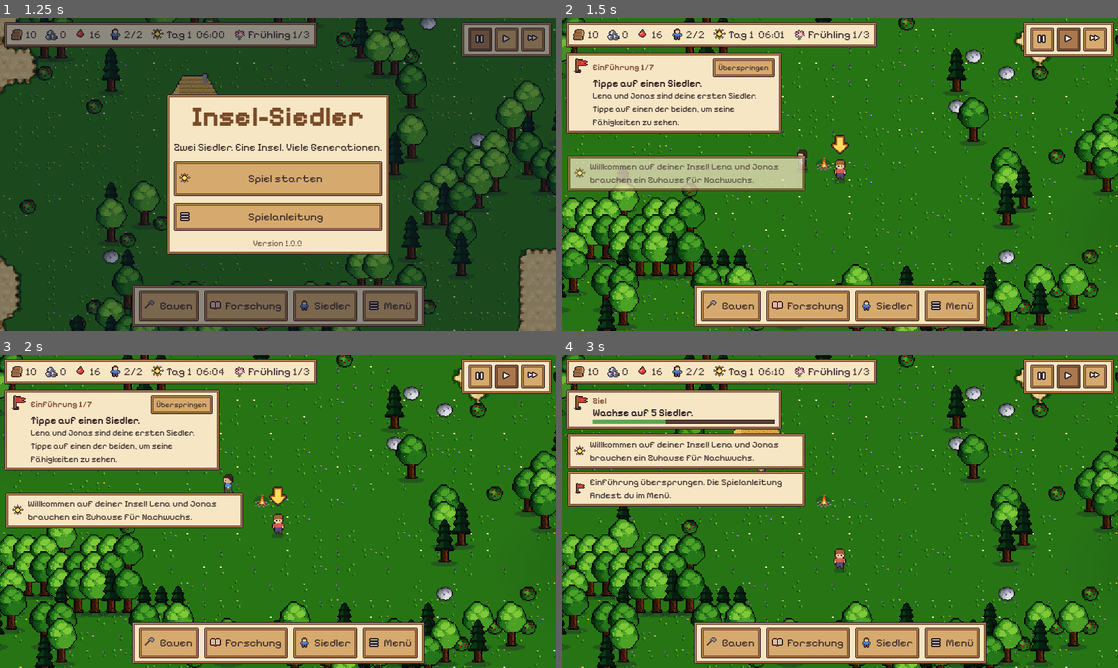
Above: before the commit, frames 1-4 (two rows, left to right).
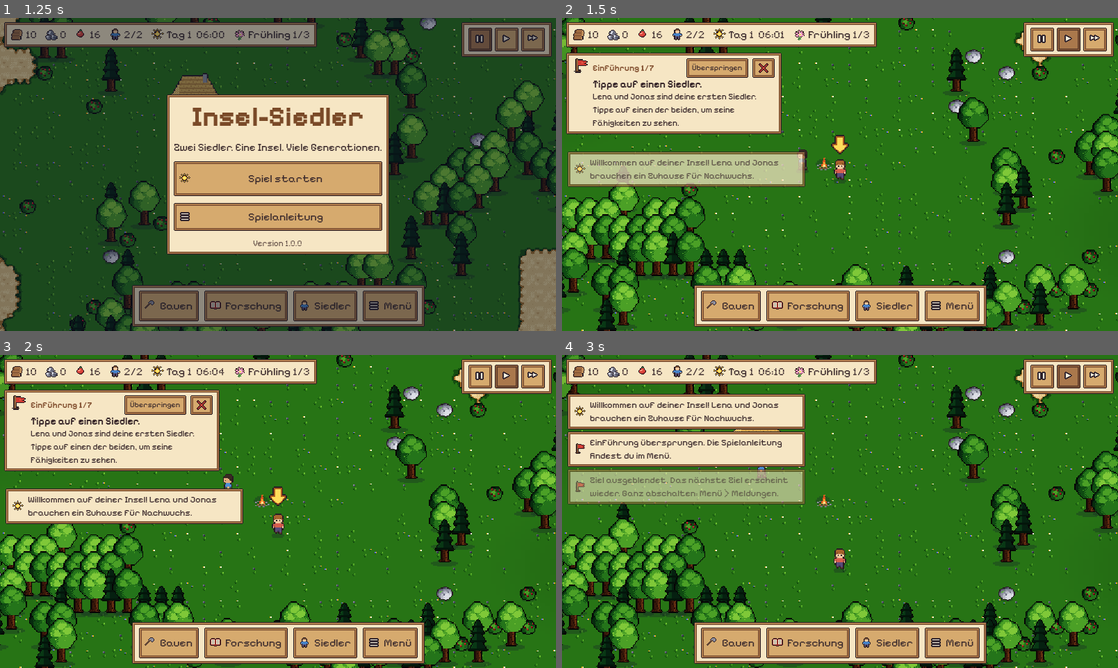
Above: after the commit, the same moments.

Repository: roderichpralle-a11y/New_World
Game: Godot game, scene res://scenes/main.tscn
Same seed, same stepped clock (60 frames per second), same inputs: the game is played once before the commit and once after it.
Inputs (mouse positions are in pixels of both pictures, inside the frame that each line leads up to):
- Up to frame 1 (1.25 s): click "Bauen" at 0.5 s
- Up to frame 2 (1.5 s): click "Spiel starten" at 1.25 s
- Up to frame 3 (2 s): no input
- Up to frame 4 (3 s): click "Überspringen" at 2 s; click (762, 405) at 2.77 s

Frame 1 is identical in both runs. In frame 2, 4.7% of the frame differs, in the area x 0-44%, y 12-56%; in frame 3, 4.7%; in frame 4, 9.9%, in the area x 0-44%, y 11-49%.

Commit message:
Meldungen nach Art abschaltbar, Zielkarte wegklickbar
Menü > Meldungen schaltet zehn Meldungsarten und die Zielkarte ein und aus
(user://settings.cfg [notify]). Das X auf der Zielkarte blendet das aktuelle
Ziel aus, bis das nächste kommt.

Co-Authored-By: Claude Opus 5.5 (1M context) <noreply@anthropic.com>
Claude-Session: https://claude.ai/code/session_01LxU4125AJ5QeeYLypLgmQB

Diff:
--- a/scripts/autoload/game.gd
+++ b/scripts/autoload/game.gd
@@ -4,7 +4,7 @@
 
 signal stock_changed
 signal population_changed
-signal notified(text: String, icon: String)
+signal notified(text: String, icon: String, cat: String)
 signal day_started(day: int)
 signal selection_changed(obj)
 signal speed_changed(speed: int)
@@ -50,6 +50,7 @@
 	_rng.randomize()
 	process_mode = Node.PROCESS_MODE_ALWAYS
 	_detect_test_build()
+	_load_notify_settings()
 
 
 func _detect_test_build() -> void:
@@ -437,15 +438,53 @@
 	return n
 
 
-func notify(text: String, icon: String = "") -> void:
-	notified.emit(text, icon)
+## Meldungsarten: jede laesst sich im Menue unter "Meldungen" abschalten.
+const NOTIFY_CATS := {"tag": "Tag und Jahreszeit", "siedler": "Siedler und Nachwuchs",
+	"gesundheit": "Krankheiten", "tod": "Todesfälle und verlorene Inseln", "bauen": "Bauen",
+	"lager": "Lager, Vorräte und Winter", "forschung": "Forschung und Zeitalter", "see": "Seefahrt",
+	"tiere": "Tiere und Jagd", "ki": "KI-Steuerung"}
+## Art einer Meldung nach ihrem Symbol, wenn der Aufruf keine Art nennt
+const NOTIFY_ICON_CAT := {"": "tag", "sonne": "tag", "herz": "siedler", "person": "siedler",
+	"abriss": "tod", "hammer": "bauen", "haus": "lager", "holz": "lager", "weizen": "lager",
+	"wissen": "forschung", "zeitalter": "forschung", "boot": "see", "anker": "see", "kompass": "see",
+	"schild": "tiere", "fleisch": "tiere", "ki": "ki"}
+var notify_off: Dictionary = {}  # Art -> true, wenn abgeschaltet (user://settings.cfg [notify])
+var goal_card_on: bool = true
+
+
+func notify(text: String, icon: String = "", cat: String = "") -> void:
+	if cat == "":
+		cat = NOTIFY_ICON_CAT.get(icon, "tag")
+	if notify_off.get(cat, false):
+		return
+	notified.emit(text, icon, cat)
 
 
 ## Meldung von einer Insel: bei mehreren Inseln steht der Inselname davor.
-func notify_at(w, text: String, icon: String = "") -> void:
+func notify_at(w, text: String, icon: String = "", cat: String = "") -> void:
 	if w and w != world and Sea.worlds.size() > 1:
 		text = "%s: %s" % [Sea.island_name(w), text]
-	notify(text, icon)
+	notify(text, icon, cat)
+
+
+func _load_notify_settings() -> void:
+	var cf := ConfigFile.new()
+	if cf.load("user://settings.cfg") != OK:
+		return
+	for c in NOTIFY_CATS:
+		notify_off[c] = not bool(cf.get_value("notify", c, true))
+	goal_card_on = bool(cf.get_value("notify", "goal_card", true))
+
+
+func set_notify(cat: String, on: bool) -> void:
+	if cat == "goal_card":
+		goal_card_on = on
+	else:
+		notify_off[cat] = not on
+	var cf := ConfigFile.new()
+	cf.load("user://settings.cfg")
+	cf.set_value("notify", cat, on)
+	cf.save("user://settings.cfg")
 
 
 func select(obj) -> void:
@@ -774,7 +813,7 @@
 	# Aeltere Spielstaende kennen keine Ziele: Einfuehrung ueberspringen, erreichte Ziele nachholen
 	var g = d.get("goals", null)
 	if g is Dictionary:
-		goals = {"tut": int(g.get("tut", 0)), "ms": int(g.get("ms", 0))}
+		goals = {"tut": int(g.get("tut", 0)), "ms": int(g.get("ms", 0)), "hide": str(g.get("hide", ""))}
 	else:
 		goals = {"tut": 999, "ms": 0, "catchup": true}
 	_recompute_effects()
--- a/scripts/autoload/sea.gd
+++ b/scripts/autoload/sea.gd
@@ -518,7 +518,7 @@
 				for i in n:
 					var sh := _new_ship(t, w.island_id)
 					fill_crew(sh)
-					Game.notify_at(w, "Stapellauf! Die %s liegt bereit." % ship_label(sh), Data.ships[t].get("icon", "boot"))
+					Game.notify_at(w, "Stapellauf! Die %s liegt bereit." % ship_label(sh), Data.ships[t].get("icon", "boot"), "see")
 					Sound.play_on("entdeckt", w)
 				w.sync_ships()
 				islands_changed.emit()
--- a/scripts/autoload/seasons.gd
+++ b/scripts/autoload/seasons.gd
@@ -238,7 +238,7 @@
 		var parts := []
 		for id in _spoiled:
 			parts.append("%d %s" % [_spoiled[id], Data.resource_name(id)])
-		Game.notify("Verdorben: %s. Räuchern und Backen macht Essen haltbar." % ", ".join(parts), "abriss")
+		Game.notify("Verdorben: %s. Räuchern und Backen macht Essen haltbar." % ", ".join(parts), "abriss", "lager")
 		_spoiled = {}
 	# Vorwarnung einen Tag vor dem Winter
 	if season() == AUTUMN and day_in_season() == int(season_days()):
--- a/scripts/entities/settler.gd
+++ b/scripts/entities/settler.gd
@@ -188,7 +188,7 @@
 		skills[sk] = skill_level(sk) + 1.0
 		if quiet:
 			return
-		Game.notify("%s ist besser geworden: %s Stufe %d." % [display_name, Data.skills[sk].name, int(skills[sk])], "sonne")
+		Game.notify("%s ist besser geworden: %s Stufe %d." % [display_name, Data.skills[sk].name, int(skills[sk])], "sonne", "siedler")
 		world.float_text(position + Vector2(0, -30), "Stufe %d!" % int(skills[sk]), "")
 		Sound.play_on("stufe", world)
 
--- a/scripts/entities/settler_mind.gd
+++ b/scripts/entities/settler_mind.gd
@@ -294,7 +294,7 @@
 	# Leichte Krankheiten nur in Liste und Infofenster, schwere als Meldung
 	if ill.get("bed", false) or ill.has("deadly"):
 		var hint := " Es fehlen Vitamine: Beeren, Äpfel oder Kokosnüsse helfen." if k == "skorbut" else ""
-		Game.notify_at(s.world, "%s ist krank: %s.%s" % [s.display_name, ill.name, hint], "herz")
+		Game.notify_at(s.world, "%s ist krank: %s.%s" % [s.display_name, ill.name, hint], "herz", "gesundheit")
 
 
 func _recover() -> void:
@@ -305,7 +305,7 @@
 	sick = ""
 	sick_left = 0.0
 	if (ill.get("bed", false) or ill.has("deadly")) and s.world and s.world.settlers.has(s):
-		Game.notify_at(s.world, "%s ist wieder gesund (%s überstanden)." % [s.display_name, name], "herz")
+		Game.notify_at(s.world, "%s ist wieder gesund (%s überstanden)." % [s.display_name, name], "herz", "gesundheit")
 
 
 func illness_name() -> String:
--- a/scripts/main.gd
+++ b/scripts/main.gd
@@ -92,7 +92,7 @@
 	var scale := float(args.get("scale", "8"))
 	Game.set_speed(1)
 	Engine.time_scale = scale
-	Game.notified.connect(func(t, _i): print("[Tag %d %s] %s" % [Game.day(), Game.clock_text(), t]))
+	Game.notified.connect(func(t, _i, _c): print("[Tag %d %s] %s" % [Game.day(), Game.clock_text(), t]))
 	if args.has("season"):
 		# Testhilfe: Start in einer Jahreszeit (0 Frühling .. 3 Winter)
 		Seasons.jump_to_season(int(args.season))
@@ -222,6 +222,8 @@
 			camera.focus(world.settlers[0].position)
 		if args.has("buildmenu"):
 			hud._toggle(hud._build_panel)
+		if args.has("hidegoal"):
+			hud.goal_card._dismiss()
 		if args.has("panel"):
 			match args.panel:
 				"research":
@@ -229,6 +231,8 @@
 					hud._toggle(hud._research_panel)
 				"menu":
 					hud._toggle(hud._menu_panel)
+				"notify":
+					hud._toggle(hud._notify_panel)
 				"stock":
 					hud._refresh_stock(true)
 					hud._toggle(hud._stock_panel)
--- a/scripts/ui/goal_card.gd
+++ b/scripts/ui/goal_card.gd
@@ -43,6 +43,10 @@
 	_skip.tooltip_text = "Einführung überspringen"
 	_skip.pressed.connect(_skip_tutorial)
 	hr.add_child(_skip)
+	var close := UiTheme.button("", "abriss", 22)
+	close.tooltip_text = "Ziel ausblenden, bis das nächste kommt"
+	close.pressed.connect(_dismiss)
+	hr.add_child(close)
 	_text = UiTheme.label("", 14, UiTheme.TEXT, true)
 	_text.autowrap_mode = TextServer.AUTOWRAP_WORD_SMART
 	_text.custom_minimum_size.x = 170
@@ -204,6 +208,17 @@
 	tw.tween_property(self, "modulate", Color.WHITE, 0.8)
 
 
+## Wegklicken: dieses Ziel bleibt verborgen, das naechste erscheint wieder.
+func _dismiss() -> void:
+	Game.goals["hide"] = _cur_id
+	Sound.play("zu")
+	hud.toast("Ziel ausgeblendet. Das nächste Ziel erscheint wieder. Ganz abschalten: Menü > Meldungen.", "ziel", "tag")
+
+
+func shown() -> bool:
+	return Game.goal_card_on and str(Game.goals.get("hide", "")) != current().id
+
+
 func _skip_tutorial() -> void:
 	Game.goals.tut = Data.goals.get("tutorial", []).size()
 	_actions.clear()
@@ -216,15 +231,25 @@
 	var real: float = delta / max(Engine.time_scale, 0.001) if Engine.time_scale > 0.0 else 1.0 / 60.0
 	_bob += real
 	var active: bool = Game.world != null and is_instance_valid(Game.world) and not Game.is_over and not hud.has_overlay()
-	visible = active
 	if not active:
-		_pointer.visible = false
+		_set_visible(false)
 		return
 	_tick -= real
 	if _tick <= 0.0:
 		_tick = 0.4
 		_check()
-	_update_pointer()
+	_set_visible(shown())
+	if visible:
+		_update_pointer()
+
+
+func _set_visible(on: bool) -> void:
+	if not on:
+		_pointer.visible = false
+	if visible != on:
+		visible = on
+		if hud:
+			hud._layout.call_deferred()
 
 
 func _check() -> void:
--- a/scripts/ui/hud.gd
+++ b/scripts/ui/hud.gd
@@ -37,6 +37,8 @@
 var _settler_list: VBoxContainer
 var _menu_panel: PanelContainer
 var _help_panel: PanelContainer
+var _notify_panel: PanelContainer
+var _notify_grid: GridContainer
 var _info_panel: PanelContainer
 var _info_box: VBoxContainer
 var _place_bar: PanelContainer
@@ -78,6 +80,7 @@
 	_build_settler_panel()
 	_build_menu_panel()
 	_build_help_panel()
+	_build_notify_panel()
 	_build_info_panel()
 	_sea_panel = SeaPanel.new()
 	root.add_child(_sea_panel)
@@ -295,7 +298,7 @@
 
 
 func _panels() -> Array:
-	return [_build_panel, _research_panel, _stock_panel, _settler_panel, _menu_panel, _help_panel, _sea_panel]
+	return [_build_panel, _research_panel, _stock_panel, _settler_panel, _menu_panel, _help_panel, _notify_panel, _sea_panel]
 
 
 func _popup_panel(title: String) -> Array:
@@ -1165,6 +1168,9 @@
 	var help := UiTheme.button("Spielanleitung", "sonne", 44)
 	help.pressed.connect(func(): _toggle(_help_panel))
 	v.add_child(help)
+	var nt := UiTheme.button("Meldungen", "glocke", 44)
+	nt.pressed.connect(func(): _toggle(_notify_panel))
+	v.add_child(nt)
 	var ng := UiTheme.button("Neues Spiel", "abriss", 44)
 	var armed := [false]
 	ng.pressed.connect(func():
@@ -1191,6 +1197,37 @@
 	var info := UiTheme.label("Das Spiel speichert automatisch.", 12)
 	v.add_child(info)
 	v.add_child(_version_label())
+
+
+## Meldungen nach Art ein- und ausschalten (gespeichert in user://settings.cfg)
+func _build_notify_panel() -> void:
+	var r := _popup_panel("Meldungen")
+	_notify_panel = r[0]
+	var v: VBoxContainer = r[1]
+	var l := UiTheme.label("Welche Meldungen sollen eingeblendet werden?", 13)
+	l.autowrap_mode = TextServer.AUTOWRAP_WORD_SMART
+	l.custom_minimum_size.x = 260
+	v.add_child(l)
+	var rows := [["goal_card", "Nächstes Ziel (oben links)", Game.goal_card_on]]
+	for c in Game.NOTIFY_CATS:
+		rows.append([c, Game.NOTIFY_CATS[c], not Game.notify_off.get(c, false)])
+	_notify_grid = GridContainer.new()
+	_notify_grid.add_theme_constant_override("h_separation", 8)
+	_notify_grid.add_theme_constant_override("v_separation", 4)
+	v.add_child(_notify_grid)
+	for row in rows:
+		var cb := CheckBox.new()
+		cb.text = row[1]
+		cb.button_pressed = row[2]
+		cb.focus_mode = Control.FOCUS_NONE
+		cb.custom_minimum_size.y = 32
+		cb.size_flags_horizontal = Control.SIZE_EXPAND_FILL
+		cb.add_theme_font_size_override("font_size", 14)
+		var cat: String = row[0]
+		cb.toggled.connect(func(on):
+			Game.set_notify(cat, on)
+			Sound.play("klick"))
+		_notify_grid.add_child(cb)
 
 
 ## Versionsnummer steht nur in project.godot (application/config/version).
@@ -1822,7 +1859,7 @@
 
 
 # ================================================================== Meldungen
-func toast(text: String, icon_name: String = "") -> void:
+func toast(text: String, icon_name: String = "", _cat: String = "") -> void:
 	# Dieselbe Meldung nicht doppelt stapeln
 	for c in _toasts.get_children():
 		if c.get_meta("text", "") == text and not c.is_queued_for_deletion():
@@ -1999,6 +2036,7 @@
 		goal_card.set_deferred("size", Vector2(gw, 0))
 		if goal_card.visible:
 			_toasts.position.y = max(top_h, goal_card.position.y + goal_card.size.y) + 6
+	_notify_grid.columns = 2 if vs.x >= 640 else 1
 	_size_settler_panel(vs.y - top_h - bp.size.y - 18.0)
 	for pnl in _panels():
 		pnl.reset_size()
--- a/scripts/world/world.gd
+++ b/scripts/world/world.gd
@@ -1503,7 +1503,7 @@
 				born += 1
 		_den_breed[key] = Game.time_days
 		if born > 0:
-			Game.notify_at(self, "Nachwuchs bei den %s: %d %s." % [def.get("plural_dat", def.name), born, "Jungtier" if born == 1 else "Jungtiere"], n.def.spawns)
+			Game.notify_at(self, "Nachwuchs bei den %s: %d %s." % [def.get("plural_dat", def.name), born, "Jungtier" if born == 1 else "Jungtiere"], n.def.spawns, "tiere")
 
 
 func _find_mate(den, have: int) -> void:
Not shown, changed: DESIGN.md
